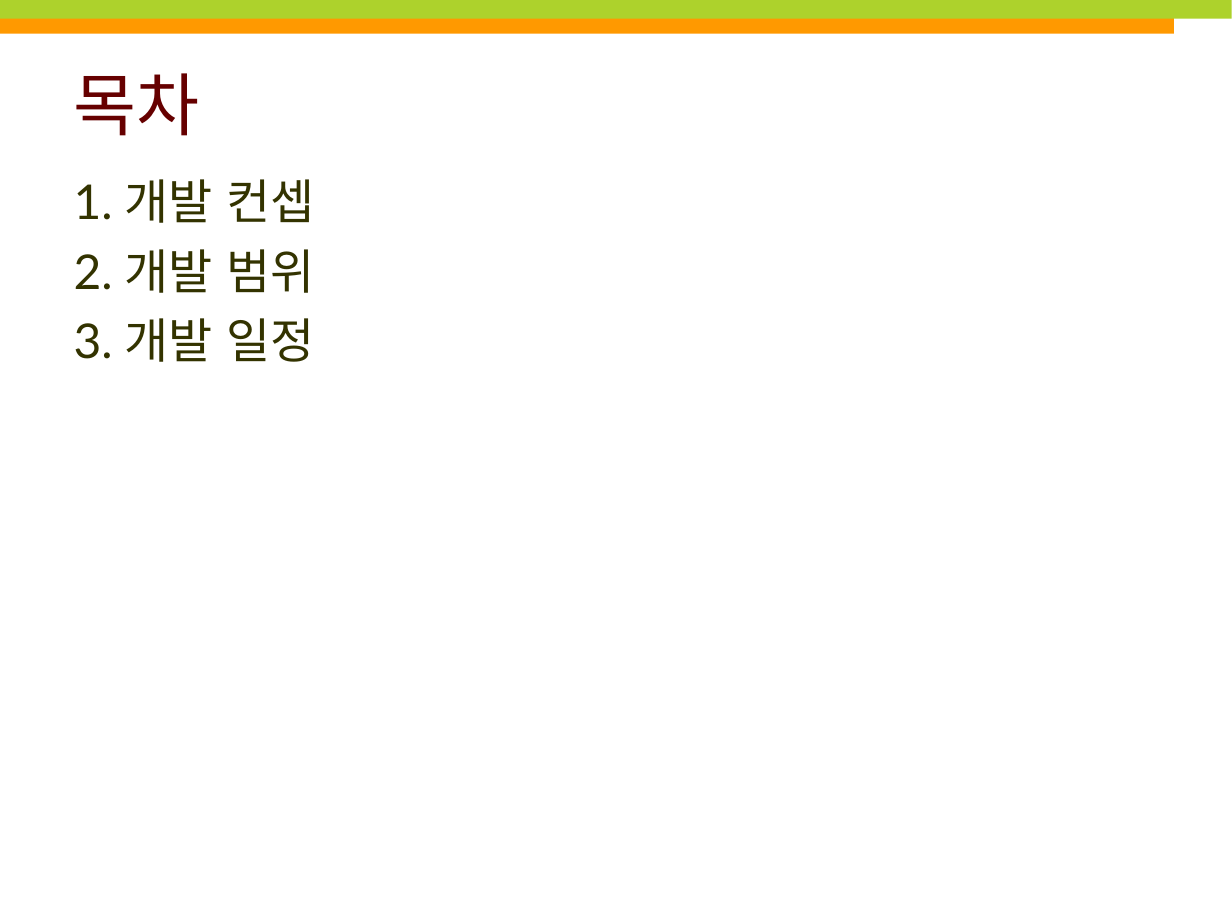
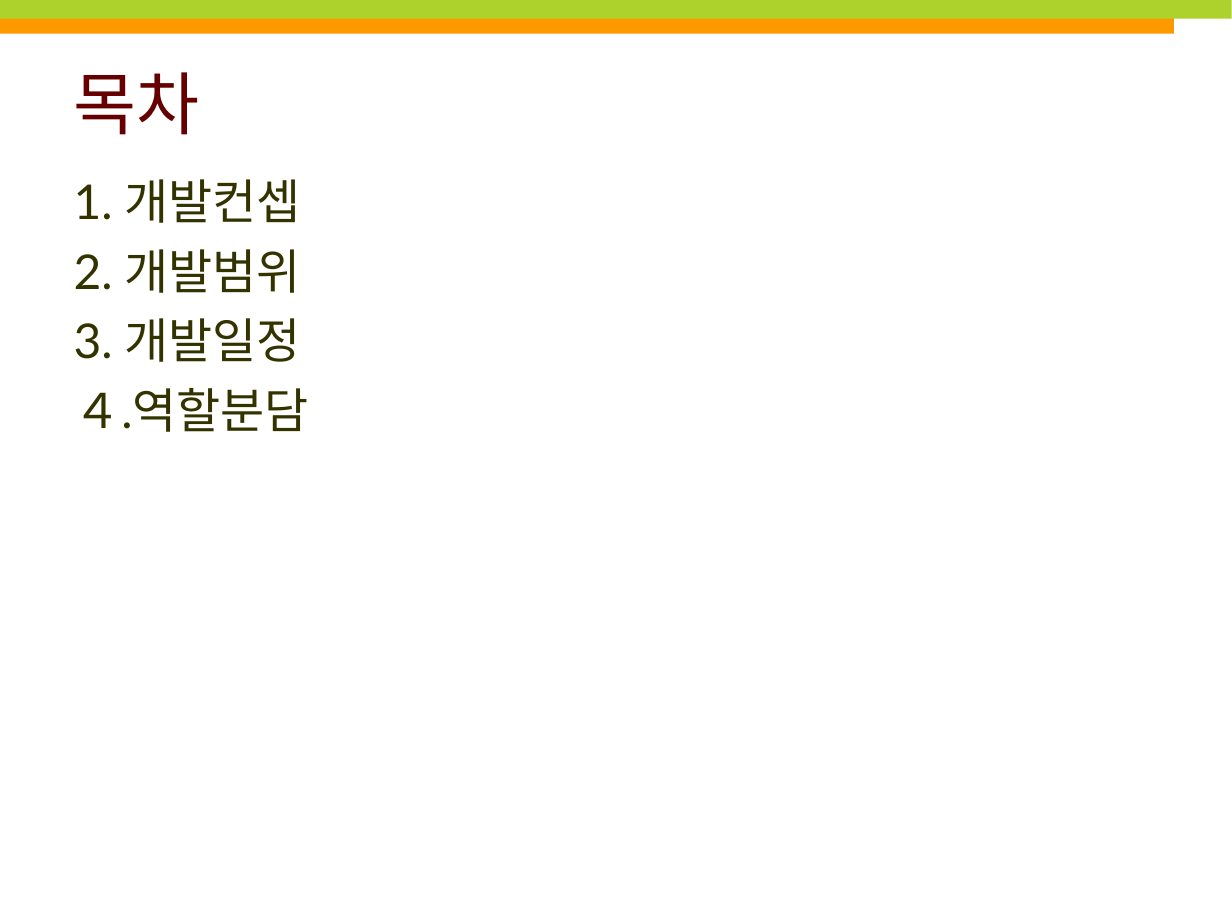
Before and after one commit to namtaehyun/term_project, a slide deck: slide 2 of 9조.ppt. Drawn at 1232x924 pixels with LibreOffice and Linux fonts; fonts in the diff are those of the drawing; background and template pictures are left out. Boxes give left, top, right and bottom in pixels: in the first picture for what was removed or moved away, otherwise in the second. Text is boxed around its words. In the diff, an @@ line names an element or a change of style, - is before the commit and + after.

```diff
--- a/9조.ppt
+++ b/9조.ppt
@@ text at [74, 179, 309, 432]: text changed @@
-1. 개발 컨셉
-2. 개발 범위
-3. 개발 일정
+1. 개발컨셉
+2. 개발범위
+3. 개발일정
+４.역할분담
```
Also in this commit, not shown: 1 slide added, 4 other files.
